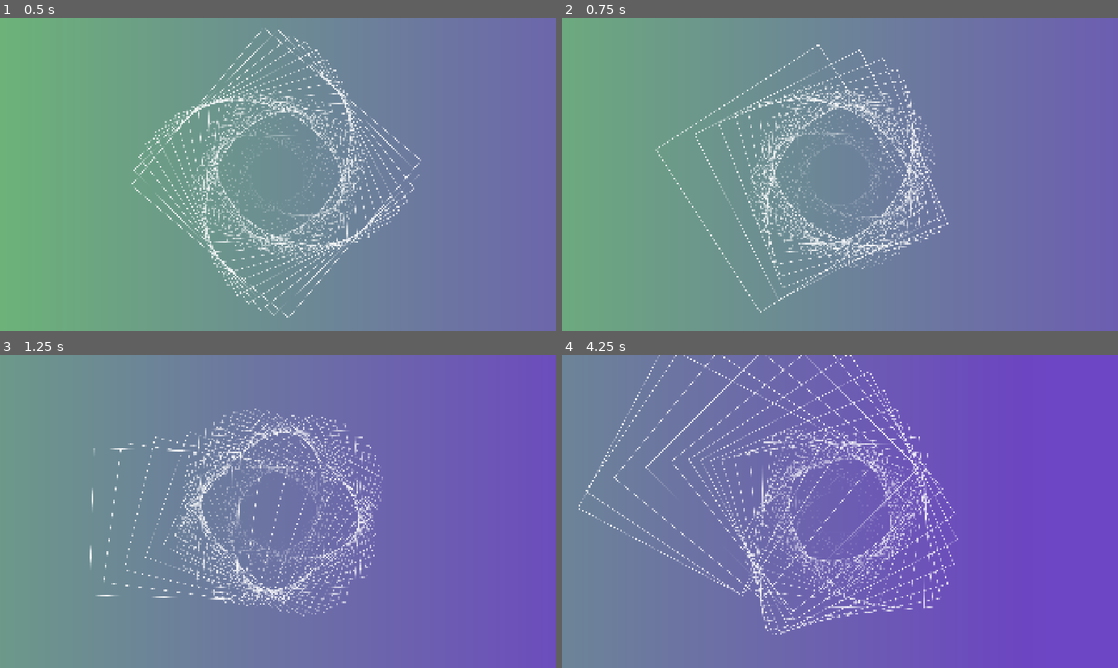
Above: before the commit, frames 1-4 (two rows, left to right).
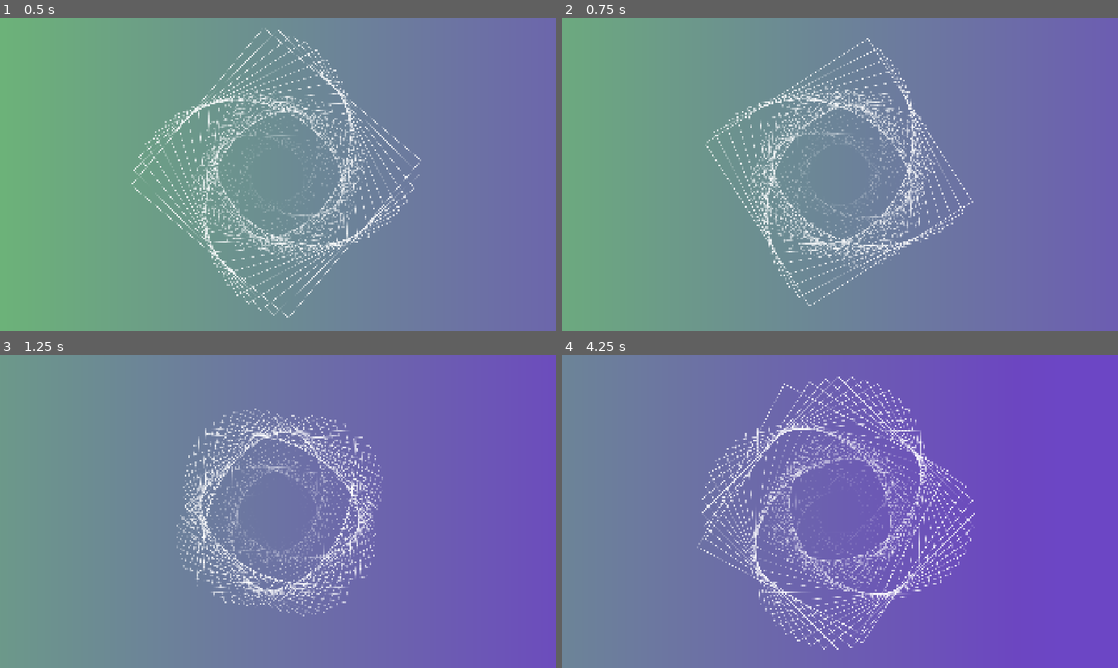
Above: after the commit, the same moments.

Repository: Juju-brz/GDVJ
Game: Godot game, scene res://templates/04_WormDance.tscn
Two runs of this game, one before a commit and one after it. Both use one fixed random seed, a clock stepped at 60 frames per second and the inputs below.
Inputs (mouse positions are in pixels of both pictures, inside the frame that each line leads up to):
- Up to frame 1 (0.5 s): no input
- Up to frame 2 (0.75 s): tap Enter at 0.5 s; move the mouse to (962, 158) at 0.52 s
- Up to frame 3 (1.25 s): no input
- Up to frame 4 (4.25 s): move the mouse to (728, 527) at 1.27 s; move the mouse to (895, 442) at 2.02 s; move the mouse to (812, 574) at 2.77 s; move the mouse to (1006, 558) at 3.52 s; tap F3 (mouse) at 4.15 s

Frame 1 is identical in both runs. In frame 2, 2.1% of the frame differs, in the area x 16-74%, y 6-95%; in frame 3, 2.3%; in frame 4, 8.0%, in the area x 3-75%, y 0-95%.

Commit message:
this is so good

Diff:
--- a/autoload/Global.gd
+++ b/autoload/Global.gd
@@ -32,6 +32,7 @@
 	VERTEX;
 }"
 
+var mouse_activation = false
 #var ShaderVer = ""
 # Called when the node enters the scene tree for the first time.
 func _ready() -> void:
--- a/scripts/02_Beautiful_Chaos_MainScript.gd
+++ b/scripts/02_Beautiful_Chaos_MainScript.gd
@@ -99,9 +99,9 @@
 	var viewport_rect = get_viewport_rect()
 
 	var mouse_norm
-	if mouse_activation == true:
+	if GLOBAL.mouse_activation == true:
 		mouse_norm = mouse_control() # .x & .y
-	if mouse_activation == false:
+	if GLOBAL.mouse_activation == false:
 		mouse_norm = joystick_control(delta)
 
 	var target_scale = lerp(0.2, 1.5, mouse_norm.x)
--- a/scripts/03_Spiral_MainScript.gd
+++ b/scripts/03_Spiral_MainScript.gd
@@ -80,9 +80,9 @@
 
 
 	var mouse_norm
-	if mouse_activation == true:
+	if GLOBAL.mouse_activation == true:
 		mouse_norm = mouse_control() # .x & .y
-	if mouse_activation == false:
+	if GLOBAL.mouse_activation == false:
 		mouse_norm = joystick_control(delta)
 
 	var target_scale = lerp(0.5, 1.2, mouse_norm.x) # Mouse X controls size
--- a/scripts/04_WormDance.gd
+++ b/scripts/04_WormDance.gd
@@ -68,9 +68,9 @@
 
 	##Off or On##
 	var mouse_pos
-	if mouse_activation == true:
+	if GLOBAL.mouse_activation == true:
 		mouse_pos = get_mouse() # .x & .y
-	if mouse_activation == false:
+	if GLOBAL.mouse_activation == false:
 		mouse_pos = joystick_control(delta) * viewport_center * 2.0
 
 
--- a/scripts/05_circle_star.gd
+++ b/scripts/05_circle_star.gd
@@ -76,9 +76,9 @@
 
 
 	var mouse_norm
-	if mouse_activation == true:
+	if GLOBAL.mouse_activation == true:
 		mouse_norm = mouse_control() # .x & .y
-	if mouse_activation == false:
+	if GLOBAL.mouse_activation == false:
 		mouse_norm = joystick_control(delta)
 
 	var target_scale = lerp(0.5, 1.2, mouse_norm.x) # Mouse X controls size
--- a/scripts/mainScript.gd
+++ b/scripts/mainScript.gd
@@ -14,7 +14,7 @@
 
 var hide_ui :bool = false
 var NEXT_SCENE_PATH = ""
-var mouse_activation = true
+#var mouse_activation = true
 
 #joy
 var joy_pos := Vector2(0.5, 0.5) # position virtuelle normalisée
@@ -73,7 +73,7 @@
 		get_tree().quit()
 
 	if Input.is_action_just_pressed("mouse"):
-		mouse_activation = !mouse_activation
+		GLOBAL.mouse_activation = !GLOBAL.mouse_activation
 	if Input.is_action_just_pressed("change_scene"):
 		_on_next_tpt_pressed()
 
@@ -107,9 +107,9 @@
 
 func control_norm(delta):
 	var control_norm
-	if mouse_activation == true:
+	if GLOBAL.mouse_activation == true:
 		control_norm = mouse_control() # .x & .y
-	if mouse_activation == false:
+	if GLOBAL.mouse_activation == false:
 		control_norm = joystick_control(delta)
 	return control_norm
 
